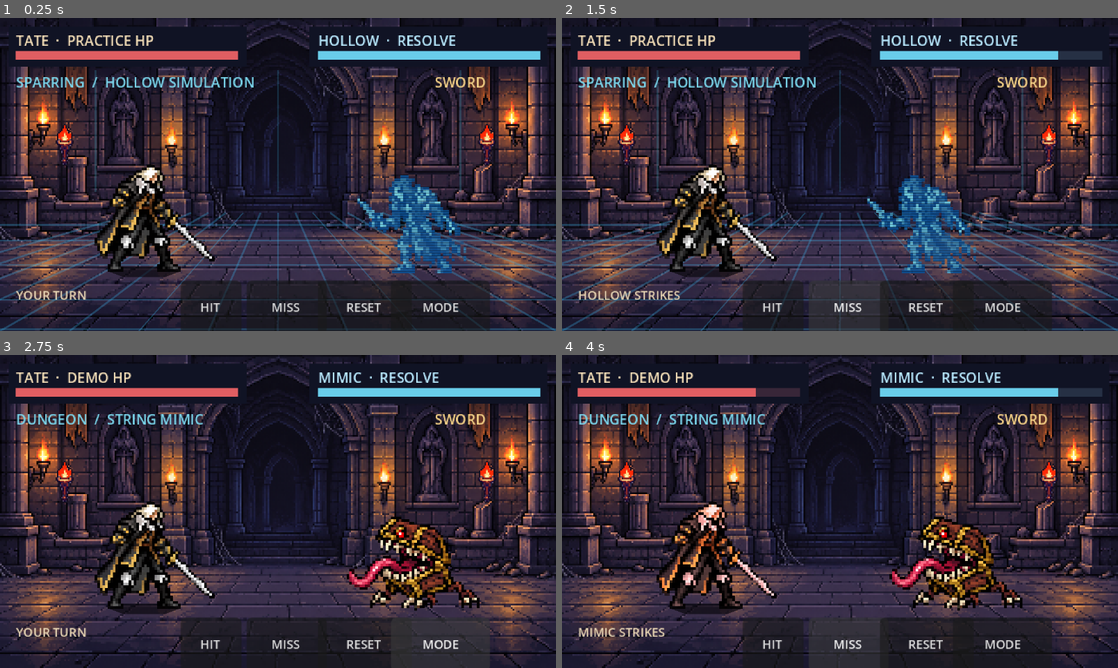
Above: before the commit, frames 1-4 (two rows, left to right).
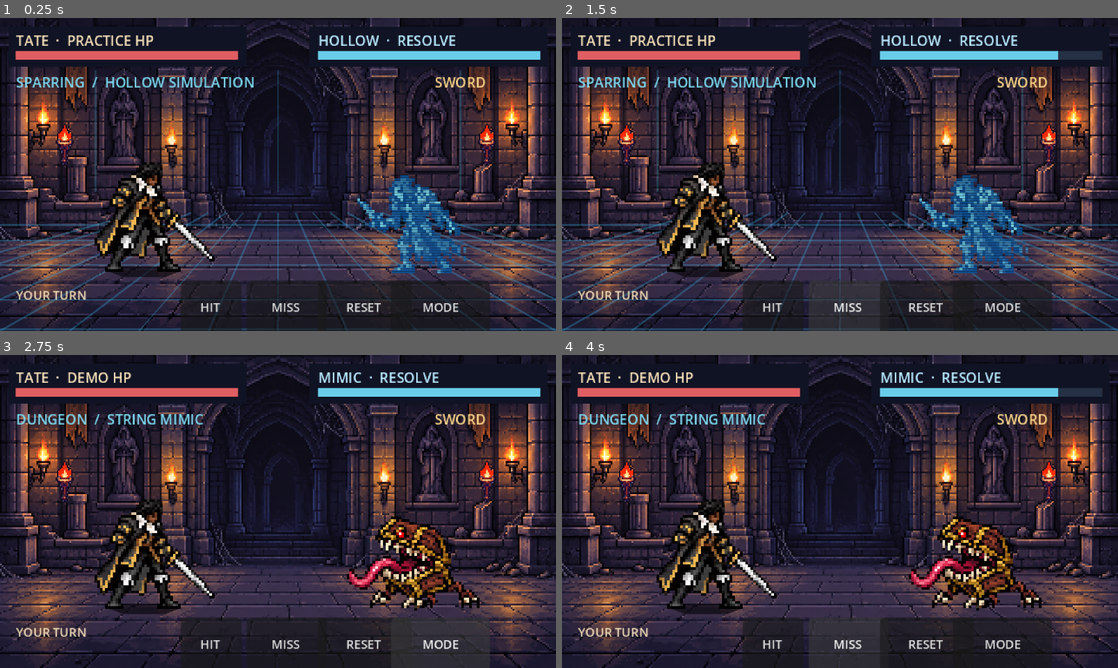
Above: after the commit, the same moments.

Repository: HeisLazi/python-tutorial-DiddyDungeon
Game: Godot game, scene res://main.tscn
Two runs of this game, one before a commit and one after it. Both use one fixed random seed, a clock stepped at 60 frames per second and the inputs below.
Inputs:
- Up to frame 1 (0.25 s): no input
- Up to frame 2 (1.5 s): click "HIT" at 0.5 s; click "MISS" at 1.25 s
- Up to frame 3 (2.75 s): click "MODE" at 2 s
- Up to frame 4 (4 s): click "HIT" at 2.75 s; click "MISS" at 3.5 s

The runs differ from the first frame. In frame 1, 0.9% of the frame differs, in the area x 17-38%, y 46-82%; in frame 2, 6.2%, in the area x 2-84%, y 46-90%; in frame 3, 0.9%; in frame 4, 6.2%.

Commit message:
Restore Tate's appearance in sword combat study

Diff:
--- a/prototypes/godot-combat/arena.gd
+++ b/prototypes/godot-combat/arena.gd
@@ -2,7 +2,7 @@
 
 const HOLLOW_SHADER = preload("res://hollow.gdshader")
 const ATLAS: Texture2D = preload("res://art/tiles.png")
-const HUNTER: Texture2D = preload("res://art/tate-sword-sheet.png")
+const HUNTER: Texture2D = preload("res://art/tate-sword-v2-sheet.png")
 const CRYPT: Texture2D = preload("res://art/crypt.png")
 const MIMIC: Texture2D = preload("res://art/string-mimic.png")
 const HOLLOW: Texture2D = preload("res://art/wraith-pixel.png")
@@ -34,7 +34,7 @@
 	build_scene()
 	if not shot_path.is_empty():
 		if shot_pose >= 0:
-			body.frame = clampi(shot_pose, 0, 2)
+			body.frame = clampi(shot_pose, 0, 3)
 		await get_tree().create_timer(0.8).timeout
 		await RenderingServer.frame_post_draw
 		get_viewport().get_texture().get_image().save_png(shot_path)
@@ -92,7 +92,7 @@
 	add_child(hunter)
 	body = Sprite2D.new()
 	body.texture = HUNTER
-	body.hframes = 3
+	body.hframes = 4
 	body.frame = 0
 	body.scale = Vector2(1.5, 1.5)
 	# Frame cells share a 35px foot anchor and a 68px baseline.
@@ -185,9 +185,13 @@
 	t.tween_callback(func(): body.frame = 1)
 	t.tween_interval(0.16)
 	t.tween_callback(func(): body.frame = 2)
+	t.tween_interval(0.09)
+	t.tween_callback(func(): body.frame = 3)
 	t.tween_property(hunter, "position:x", 140.0, 0.14).set_trans(Tween.TRANS_QUAD)
 	t.tween_callback(_enemy_hit)
 	t.tween_interval(0.14)
+	t.tween_callback(func(): body.frame = 2)
+	t.tween_interval(0.09)
 	t.tween_callback(func(): body.frame = 0)
 	t.tween_property(hunter, "position:x", 83.0, 0.20)
 	t.tween_callback(_finish_turn)
Binary file added: prototypes/godot-combat/art/tate-sword-v2-sheet.png
Not shown, added: prototypes/godot-combat/art/tate-sword-v2-sheet.png.import
Binary file added: prototypes/godot-combat/source-art/tate-sword-v2-concept.png
Not shown, added: prototypes/godot-combat/source-art/tate-sword-v2-concept.png.import
Binary file added: prototypes/godot-combat/source-art/tate-sword-v2-sheet.aseprite
Not shown, changed: prototypes/godot-combat/README.md
Not shown, changed: prototypes/godot-combat/source-art/slice_sword.py
